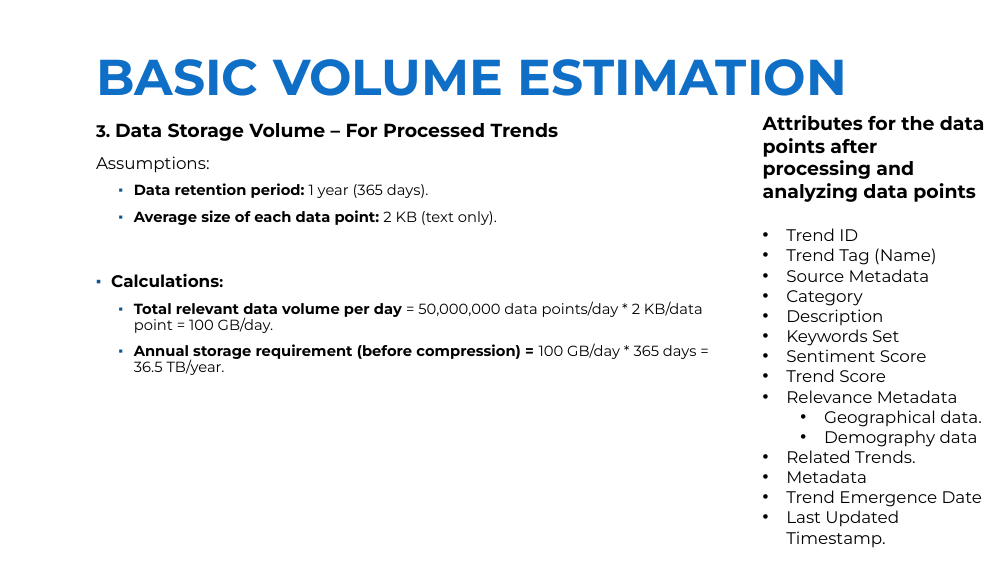
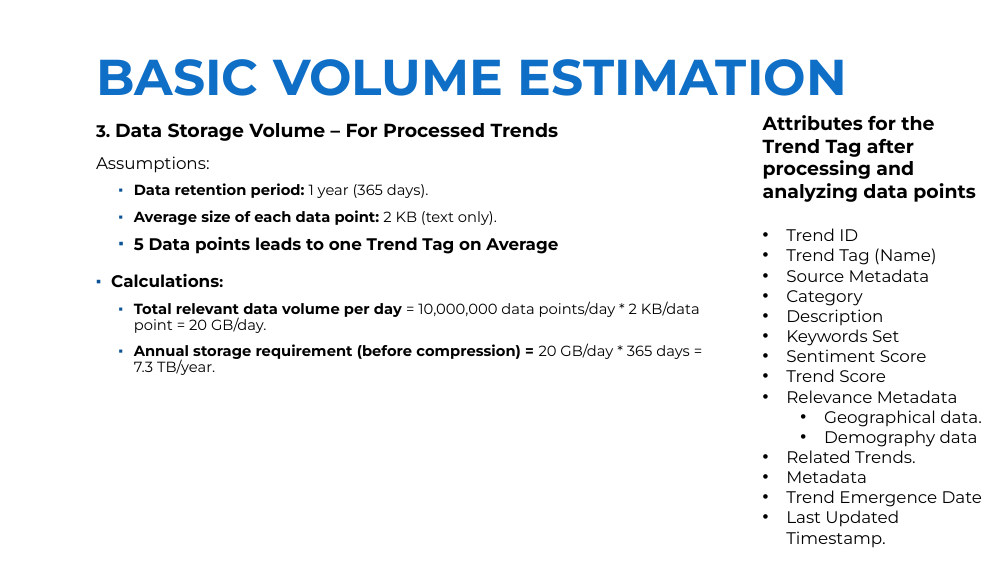
Before and after one commit to Braj-120/test-prep, a slide deck: slide 14 of Braj_Kishor_Intro_Achievements.pptx. Drawn at 1008x567 pixels with LibreOffice and Linux fonts; fonts in the diff are those of the drawing; background and template pictures are left out. Boxes give left, top, right and bottom in pixels: in the first picture for what was removed or moved away, otherwise in the second. Text is boxed around its words. In the diff, an @@ line names an element or a change of style, - is before the commit and + after.

```diff
--- a/Braj_Kishor_Intro_Achievements.pptx
+++ b/Braj_Kishor_Intro_Achievements.pptx
@@ text at (763, 115, 975, 202): text changed @@
-Attributes for the data points after processing and analyzing data points
+Attributes for the Trend Tag after processing and analyzing data points
@@ text at (134, 237, 558, 254): paragraph added @@
+  ▪ 5 Data points leads to one Trend Tag on Average
@@ text at (134, 301, 700, 375): text changed @@
-  ▪ Total relevant data volume per day = 50,000,000 data points/day * 2 KB/data point = 100 GB/day.
-  ▪ Annual storage requirement (before compression) = 100 GB/day * 365 days = 36.5 TB/year.
+  ▪ Total relevant data volume per day = 10,000,000 data points/day * 2 KB/data point = 20 GB/day.
+  ▪ Annual storage requirement (before compression) = 20 GB/day * 365 days = 7.3 TB/year.
```
Also in this commit, not shown: 24 other slides changed.
